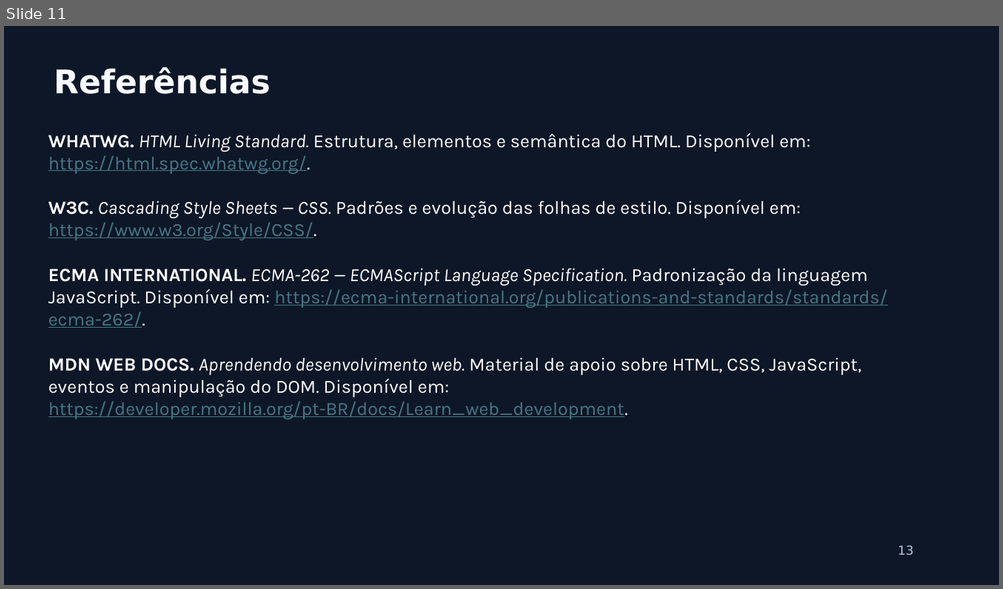
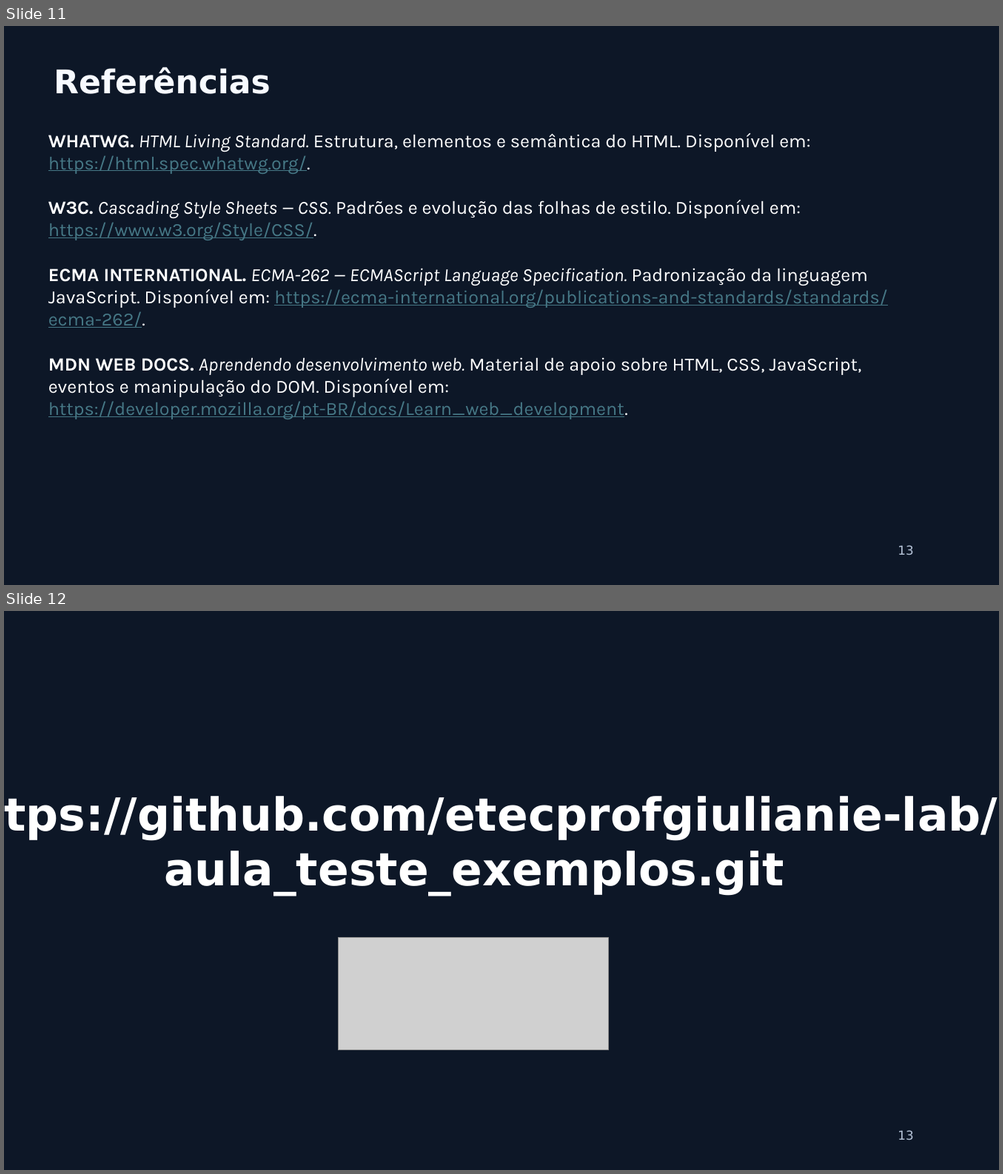
Before and after one commit to etecprofgiulianie-lab/aula_teste_exemplos, a slide deck: Apresentação/Aula_Teste_Front_End_UNIFATEA_Final.pptx. Shown one above the other, each under a label of ours: slide 11 before the commit, slides 11 and 12 after it. The pictures are 1003x589 and 1003x1174 pixels, drawn with LibreOffice and Linux fonts; fonts in the diff are those of the drawing; grey boxes stand for pictures. Boxes give left, top, right and bottom in pixels: in the first picture for what was removed or moved away, otherwise in the second. Text is boxed around its words. In the diff, an @@ line names an element or a change of style, - is before the commit and + after.

```diff
--- a/Apresentação/Aula_Teste_Front_End_UNIFATEA_Final.pptx
+++ b/Apresentação/Aula_Teste_Front_End_UNIFATEA_Final.pptx
@@ slide 12 added at box(4, 611, 999, 1170), background #0D1727 @@
@@ text added at box(4, 796, 997, 896), 44 pt, text #FFFFFF, bold @@
+https://github.com/etecprofgiulianie-lab/
+aula_teste_exemplos.git
@@ picture added at box(338, 938, 609, 1051) @@
@@ text added at box(897, 1130, 913, 1140), 12 pt, text #B7C5D9 @@
+13
```
Also in this commit, not shown: 3 other files.
